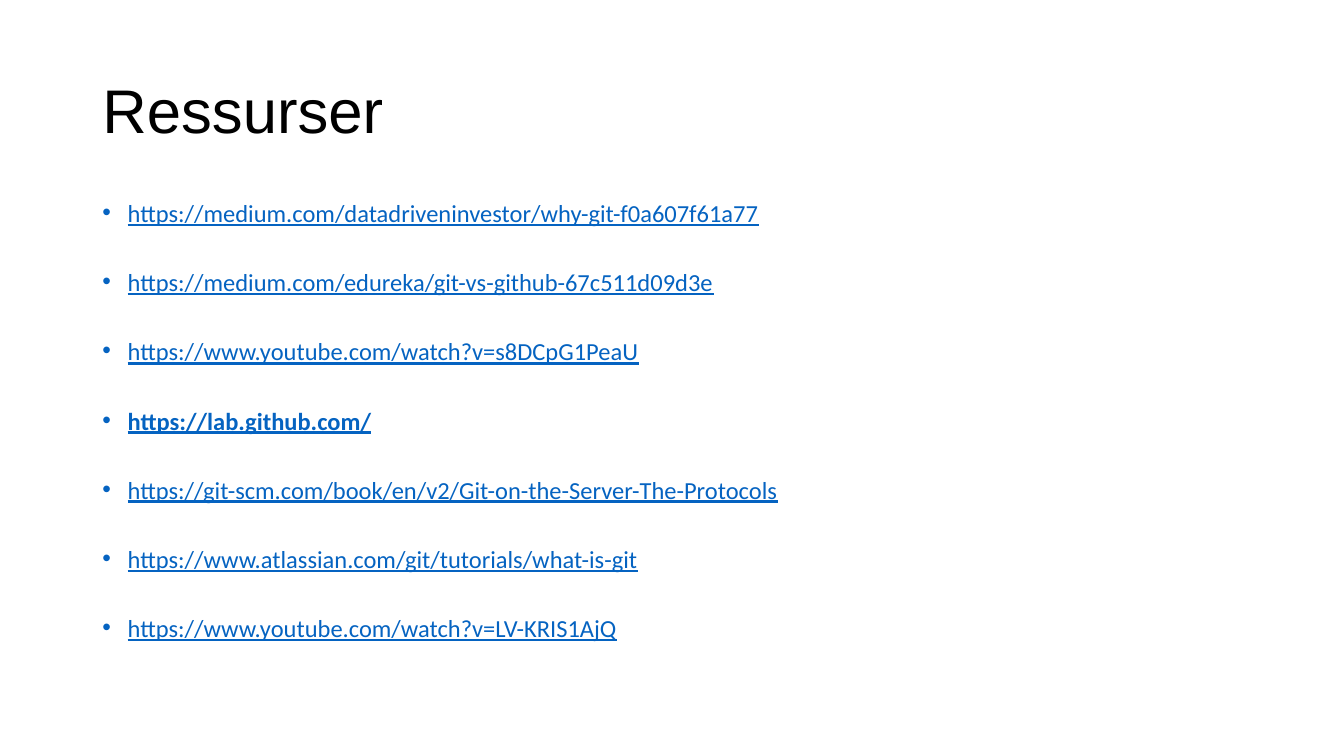
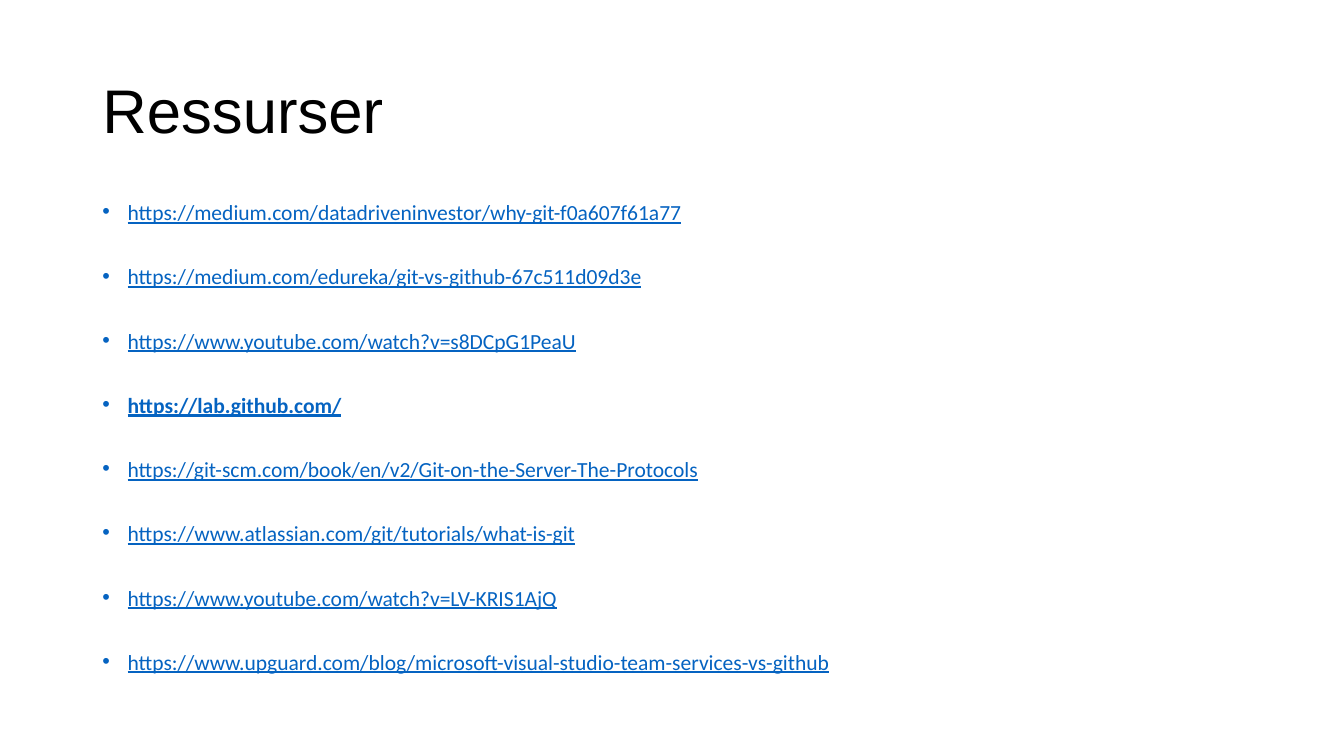
Before and after one commit to ToreAndreAsheim/tech-thursday, a slide deck: slide 17 of 2020-09-03 Git og Github/Git.pptx. Drawn at 1344x756 pixels with LibreOffice and Linux fonts; fonts in the diff are those of the drawing. Boxes give left, top, right and bottom in pixels: in the first picture for what was removed or moved away, otherwise in the second. Text is boxed around its words. In the diff, an @@ line names an element or a change of style, - is before the commit and + after.

Commit message:
update

```diff
--- a/2020-09-03 Git og Github/Git.pptx
+++ b/2020-09-03 Git og Github/Git.pptx
@@ text at (x1=128, y1=205, x2=698, y2=610): size 17.5 to 15.4 pt in "https://medium.com/datadriveninvestor/why-git-f0a607f61a77", "https://medium.com/edureka/git-vs-github-67c511d09d3e", "https://www.youtube.com/watch?v=s8DCpG1PeaU", "https://lab.github.com/" and 3 more places @@
@@ text at (x1=128, y1=655, x2=829, y2=674): paragraph added @@
+• https://www.upguard.com/blog/microsoft-visual-studio-team-services-vs-github
```
